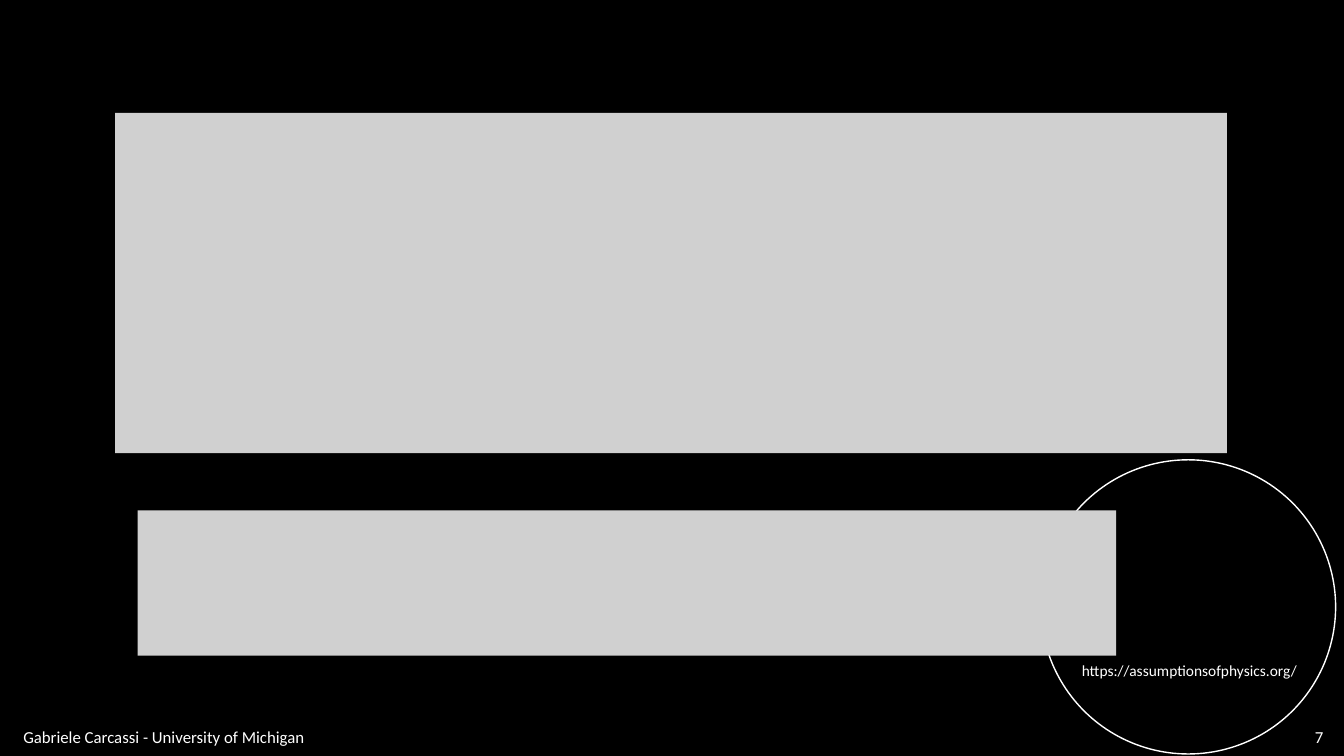
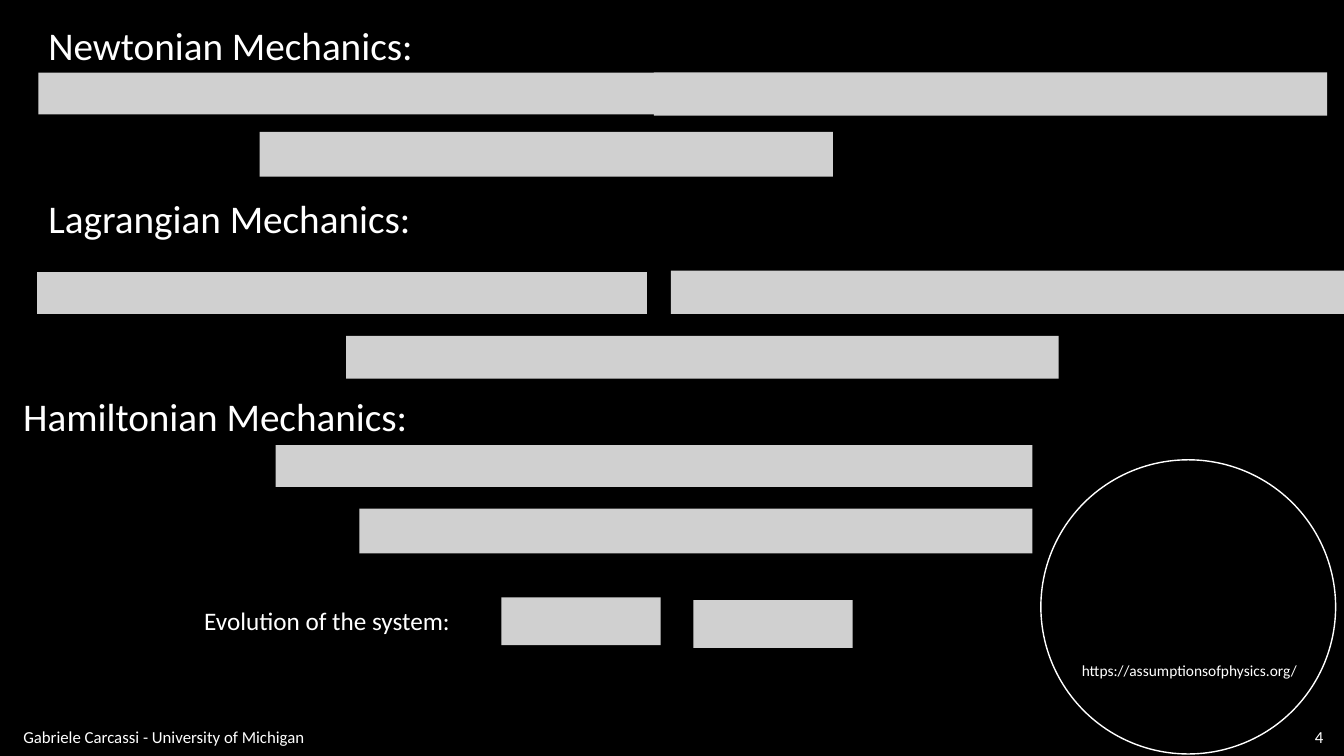
Before and after one commit to assumptionsofphysics/slides, a slide deck: slide 4 of BookCompanions-v2/RP-Class-2.pptx (slide 7 before the commit). Drawn at 1344x756 pixels with LibreOffice and Linux fonts; fonts in the diff are those of the drawing; grey boxes stand for pictures; background and template pictures are left out. Boxes give left, top, right and bottom in pixels: in the first picture for what was removed or moved away, otherwise in the second. Text is boxed around its words. In the diff, an @@ line names an element or a change of style, - is before the commit and + after.

```diff
--- a/BookCompanions-v2/RP-Class-2.pptx
+++ b/BookCompanions-v2/RP-Class-2.pptx
@@ text added at (48,32,413,61), 28 pt, text #FFFFFF @@
+Newtonian Mechanics:
@@ picture added at (38,73,654,114) @@
@@ picture added at (654,73,1328,116) @@
@@ picture removed at (115,113,1227,453) @@
@@ picture added at (260,132,834,176) @@
@@ text added at (48,205,411,240), 28 pt, text #FFFFFF @@
+Lagrangian Mechanics:
@@ picture added at (37,272,647,314) @@
@@ picture added at (671,270,1344,314) @@
@@ picture added at (346,336,1059,378) @@
@@ text added at (23,403,408,432), 28 pt, text #FFFFFF @@
+Hamiltonian Mechanics:
@@ picture added at (275,446,1032,487) @@
@@ picture added at (359,509,1032,554) @@
@@ picture removed at (138,510,1117,655) @@
@@ picture added at (501,598,660,645) @@
@@ text added at (204,612,450,634), 18 pt, text #FFFFFF @@
+Evolution of the system:
@@ picture added at (694,600,853,647) @@
@@ page number at (1315,732,1323,743): text changed @@
-7
+4
```
Also in this commit, not shown: 9 other slides changed, 3 slides removed, 1 other file.
